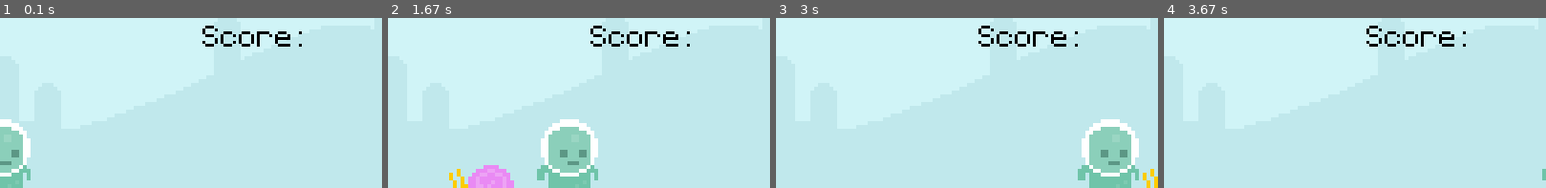
Above: before the commit, frames 1-4 (left to right).
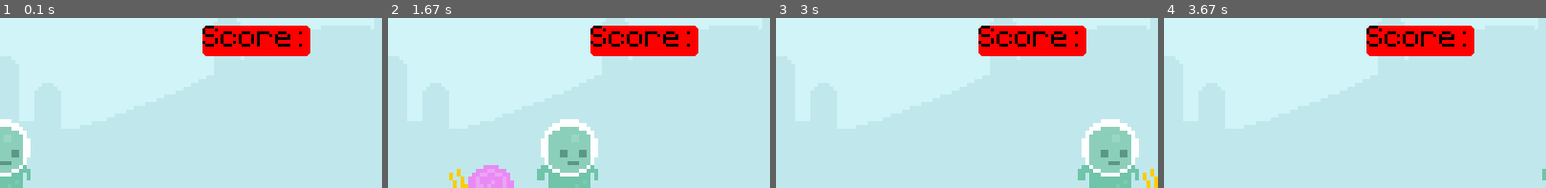
Above: after the commit, the same moments.

Repository: alexjustdoit225/python-mini-projects
Game: pygame game, started from projects/pygame_intro/pygame_intro.py
The game is run twice, just before and just after one commit, with the same random seed, the same clock (stepped at 60 frames per second) and the same inputs.
Inputs:
- Up to frame 1 (0.1 s): no input
- Up to frame 2 (1.67 s): no input
- Up to frame 3 (3 s): no input
- Up to frame 4 (3.67 s): no input
The pictures show only the part of the screen within x 12-62%, y 19-69%; the shares and areas given below are measured in that part.

The runs differ from the first frame. In frame 1, 4.2% of the frame differs, in the area x 53-82%, y 4-23%; in frame 2, 4.2%; in frame 3, 4.2%; in frame 4, 4.2%.

Commit message:
updated collision detection

Diff:
--- a/projects/pygame_intro/pygame_intro.py
+++ b/projects/pygame_intro/pygame_intro.py
@@ -33,7 +33,10 @@
     screen.blit(sky_surface, (0,0))
     screen.blit(ground_surface, (0,300))
     screen.blit(text_surface, (300, 50))
+    #draw the rectangle you used to position score
+    pygame.draw.rect(screen, 'red', score_rect, 0, 5)
     screen.blit(score_surf, score_rect)
+
     snail_rect.left += 4
     if snail_rect.right <= 0: snail_rect.left = 800
     elif snail_rect.left >= 800: snail_rect.right = 0
@@ -44,6 +47,8 @@
     elif player1_rect.left >= 800: player1_rect.right = 0
     screen.blit(player1_surf, player1_rect)
 
+    if player1_rect.colliderect(snail_rect):
+        print('collision detected')
 
 
     #updates everything
